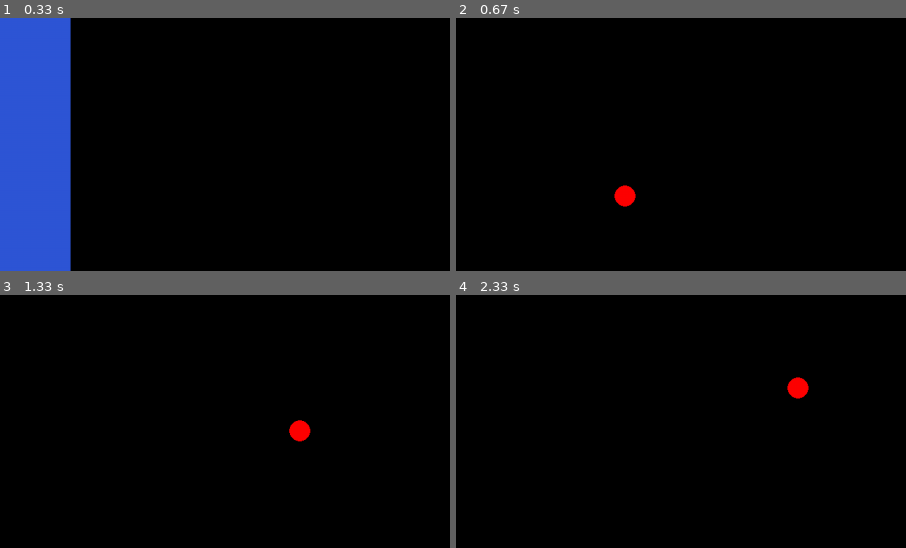
Above: before the commit, frames 1-4 (two rows, left to right).
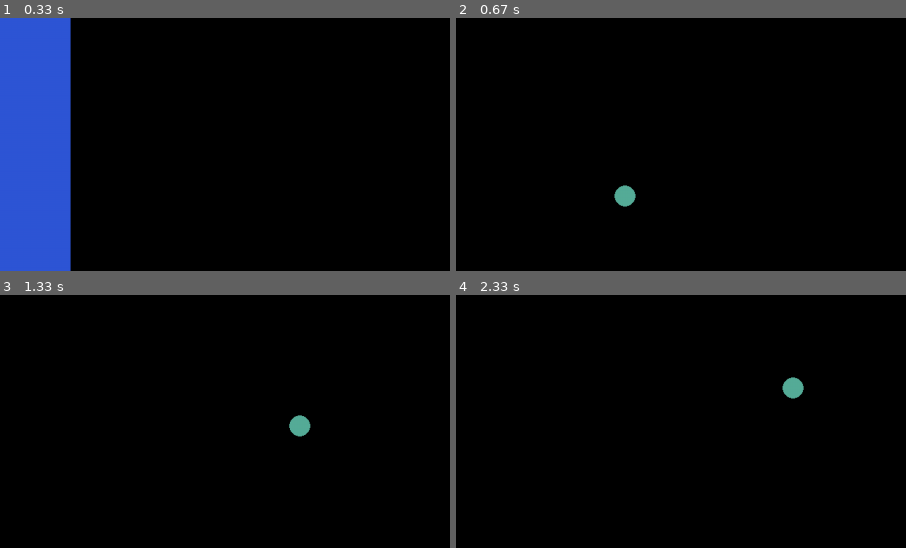
Above: after the commit, the same moments.

Repository: 5Stygian/pygame
Game: pygame game, started from main.py
Same seed, same stepped clock (60 frames per second), same inputs: the game is played once before the commit and once after it.
Inputs:
- Up to frame 1 (0.33 s): no input
- Up to frame 2 (0.67 s): click "Play" at 0.38 s
- Up to frame 3 (1.33 s): hold D 0.67-1.13 s; hold W from 1.17 s (still down)
- Up to frame 4 (2.33 s): release W at 1.47 s; hold D 1.5-1.97 s; hold A from 2 s (still down)
The pictures show only the part of the screen within x 31-81%, y 15-65%; the shares and areas given below are measured in that part.

Frame 1 is identical in both runs. In frame 2, 0.3% of the frame differs, in the area x 35-40%, y 66-75%; in frame 3, 0.4%, in the area x 64-70%, y 47-59%; in frame 4, 0.4%.

Commit message:
need collision and telegraphing

Diff:
--- a/main.py
+++ b/main.py
@@ -152,14 +152,18 @@
     def vert_lines_fullscreen(self):
         # vlfs - vertical lines fullscreen
         for i in range(10):
-            self.vlfs = pygame.rect.Rect(150*i, 0, 60, screen_dims[1])
+            self.vlfs = pygame.Rect(150*i, 0, 60, screen_dims[1])
             pygame.draw.rect(screen, self.color, self.vlfs)
 
     def horz_lines_fullscreen(self):
-        debug("Horz lines spawned")
+        # hlfs - horizontal lines fullscreen
+        for i in range(10):
+            self.hlfs = pygame.Rect(0, 125*i, screen_dims[0], 60)
+            pygame.draw.rect(screen, self.color, self.hlfs)
 
 # killbox objects
 vlfs = Killbox((214, 54, 101), 60, screen_dims[1])
+hlfs = Killbox((214, 54, 101), screen_dims[0], 60)
 
 if debug_mode == True:
     debug(f"\"Just Dodge\" vALPHA | Debug mode ({screen_dims[0]}x{screen_dims[1]})")
@@ -168,11 +172,11 @@
 
 # game loop
 ## custom events
-# determines which killbox to spawn every second
+# determines which killbox to spawn every 1.856 seconds
 killbox_spawn = False
 draw_bool = False
 DRAW_CHANCE = pygame.event.custom_type()
-pygame.time.set_timer(DRAW_CHANCE, 1556)
+pygame.time.set_timer(DRAW_CHANCE, 1856)
 ## mainloop
 while running:
     # poll for events
@@ -218,17 +222,11 @@
             if on_main_menu == False:
                 killbox_roll = random.randint(1,10000)
                 killbox_spawn = not(killbox_spawn)
-                if killbox_roll in range(1, 5001): debug("Vert lines spawned")
+                if killbox_roll in range(1, 2500): debug("Vert lines spawned")
+                if killbox_roll in range(2500, 5001): debug("Horz lines spawned")
 
     # fill the screen with a color to wipe away anything from last frame
     screen.fill("black")
-
-    # player start
-    # loads the player when a difficulty is selected
-    if on_main_menu == False:
-        pygame.draw.circle(screen, "red", player_pos, player_radius)
-    else:
-        pass
 
     # player movement
     # if a key is held, move in that direction
@@ -269,7 +267,15 @@
 
     # killbox spawning
     if on_main_menu == False and killbox_spawn == True:
-        if killbox_roll in range(1, 5001): vlfs.vert_lines_fullscreen()
+        if killbox_roll in range(1, 2500): vlfs.vert_lines_fullscreen()
+        if killbox_roll in range(2501, 5000): hlfs.horz_lines_fullscreen()
+
+    # player start
+    # loads the player when a difficulty is selected
+    if on_main_menu == False:
+        pygame.draw.circle(screen, "#56ad99", player_pos, player_radius)
+    else:
+        pass
 
     # flip() the display to put your work on screen
     pygame.display.flip()
